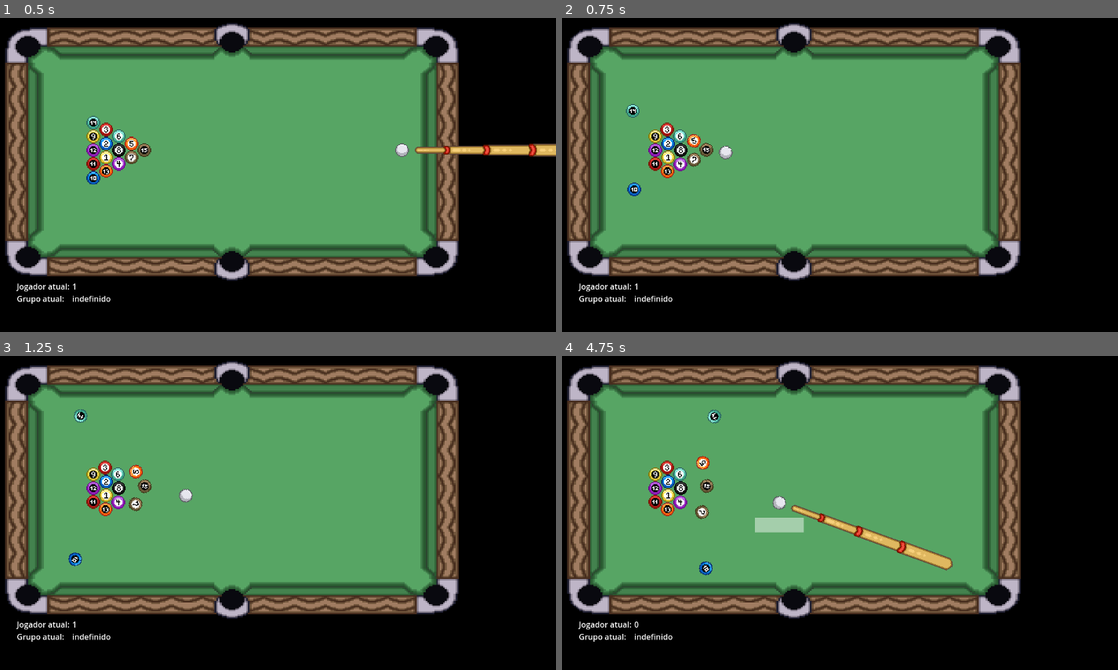
Above: before the commit, frames 1-4 (two rows, left to right).
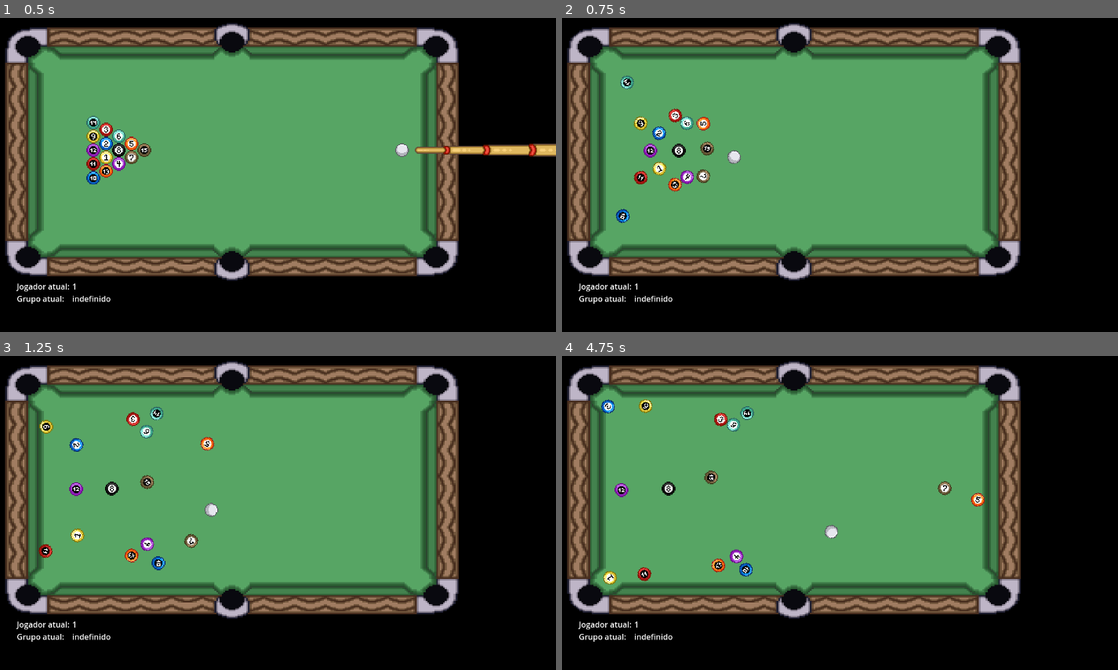
Above: after the commit, the same moments.

Repository: MathiasRLuz/Sinuca--8-Ball-Pool-
Game: Godot game, scene res://scenes/sinuca.tscn
Same seed, same stepped clock (60 frames per second), same inputs: the game is played once before the commit and once after it. This scene is started directly instead of the project's main scene. The engine's default icon, where the game draws it, is replaced by a stand-in: a white triangle on a blue panel in a dark square.
Inputs (mouse positions are in pixels of both pictures, inside the frame that each line leads up to):
- Up to frame 1 (0.5 s): no input
- Up to frame 2 (0.75 s): tap Enter at 0.5 s; move the mouse to (940, 140) at 0.52 s; hold D (right) from 0.53 s (still down); hold E (interact) from 0.53 s (still down); click (940, 140) at 0.67 s
- Up to frame 3 (1.25 s): keep holding D (right); keep holding E (interact); tap Space at 0.77 s
- Up to frame 4 (4.75 s): move the mouse to (678, 513) at 1.27 s; release D (right) at 1.28 s; release E (interact) at 1.28 s; hold S (down) 1.28-2.03 s; tap E (interact) at 1.35, 2.85, 4.35 s; tap Space at 1.52, 3.02, 3.77, 4.52 s; move the mouse to (867, 418) at 2.02 s; hold D (right) 2.03-2.78 s; hold E (interact) 2.03-2.78 s; move the mouse to (773, 566) at 2.77 s; hold W (up) 2.78-3.53 s; click (773, 566) at 2.92 s; move the mouse to (990, 550) at 3.52 s; hold E (interact) 3.53-4.28 s; hold A (left) from 3.53 s (still down); move the mouse to (617, 443) at 4.27 s

Frame 1 is identical in both runs. In frame 2, 2.3% of the frame differs, in the area x 9-33%, y 18-66%; in frame 3, 2.6%; in frame 4, 4.1%, in the area x 6-77%, y 13-87%.

Commit message:
Update main.gd
forçar o estouro com força

Diff:
--- a/scripts/main.gd
+++ b/scripts/main.gd
@@ -25,7 +25,7 @@
 
 var jogador_atual : int = 0 # 0 jogador, 1 bot
 var apply_max_force: bool = false
-var force_first_player: int = 0 # -1 random, 0 bot, 1 jogador
+@export var force_first_player: int = 0 # -1 random, 0 bot, 1 jogador
 var grupo_jogador : int = 0 # indefinido, 1 menores, 2 maiores
 var estouro := true
 
@@ -617,6 +617,7 @@
 		var power = MAX_POWER * dir.normalized() * $Taco.power_multiplier
 		power *= GlobalData.EnemyDificulty[current_enemy][GlobalData.EnemyDififultyVariables.force_scale]
 		power+=randf_range(0.1, 0.3)*power
+		power = randf_range(1.1, 1.3)*700*GlobalData.EnemyDificulty[current_enemy][GlobalData.EnemyDififultyVariables.force_scale]* dir.normalized()
 		print("POWER > ", power.length())
 		cue_ball.apply_central_impulse(power)
 	else:
@@ -652,7 +653,7 @@
 				$Line2D.add_point(cue_ball.position)
 				$Line2D.add_point(target_point)
 				$Line2D.visible = true
-			await get_tree().create_timer(0.5).timeout
+			await get_tree().create_timer(1).timeout
 
 			if debug_slow_time:
 				# Camera lenta na tabela
